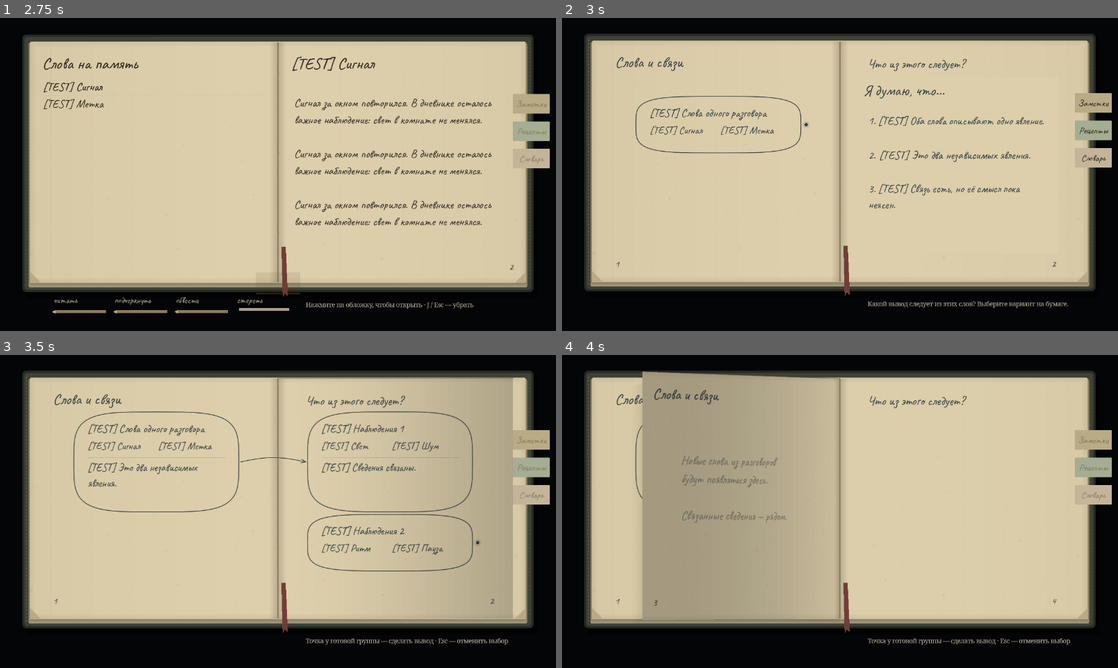
Above: before the commit, frames 1-4 (two rows, left to right).
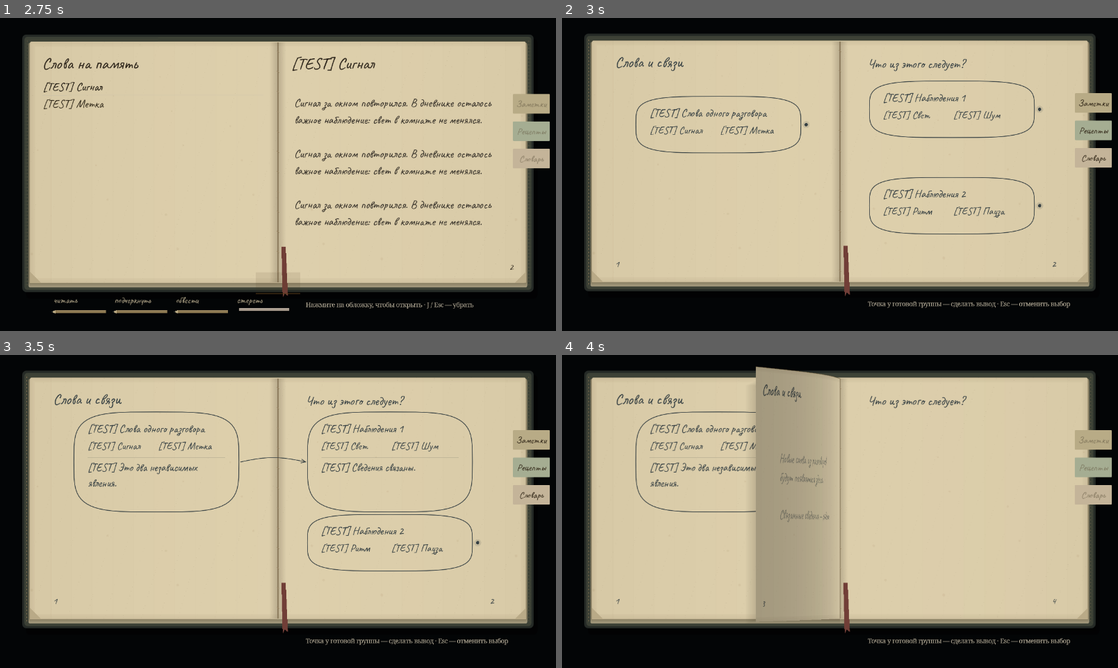
Above: after the commit, the same moments.

Repository: ZetMGC/Dark-Alone
Game: Godot game, scene res://tests/journal_ink_test.tscn
The game is run twice, just before and just after one commit, with the same random seed, the same clock (stepped at 60 frames per second) and the same inputs. This scene is started directly instead of the project's main scene.
Inputs (mouse positions are in pixels of both pictures, inside the frame that each line leads up to):
- Up to frame 1 (2.75 s): click (505, 274) at 0.5 s; click (505, 274) at 1.25 s; tap Enter at 2 s; drag from (400, 174) to (333, 105) at 2.02 s
- Up to frame 2 (3 s): drag from (734, 309) to (812, 237) at 2.77 s
- Up to frame 3 (3.5 s): no input
- Up to frame 4 (4 s): move the mouse to (840, 498) at 3.52 s; hold D (move_right) from 3.53 s (still down); hold E (interact) from 3.53 s (still down); click (840, 498) at 3.67 s; tap 4 at 3.8 s

Frame 1 is identical in both runs. In frame 2, 2.4% of the frame differs, in the area x 54-92%, y 20-93%; in frame 3, 11%; in frame 4, 16%, in the area x 14-50%, y 3-85%.

Commit message:
feat: choose journal deductions in a compact mouse popup

Diff:
--- a/scripts/ui/journal_paper_pages.gd
+++ b/scripts/ui/journal_paper_pages.gd
@@ -15,6 +15,7 @@
 		queue_redraw()
 var _font: Font = preload("res://assets/fonts/caveat/Caveat.ttf")
 var _ink := Color("353f42")
+var _hovered_option: int = -1
 var _pending_group: StringName = &""
 var _pending_evidence := PackedStringArray()
 var _recipe_pages: Array[Dictionary] = []
@@ -112,13 +113,79 @@
 	return result
 
 
+func _pending_options() -> Array:
+	if journal != null:
+		for group in journal.get_reasoning_groups(sheet):
+			if group.id == str(_pending_group):
+				return group.options
+	return []
+
+
+func _option_height(text: String, width: float) -> float:
+	var paragraph := TextParagraph.new()
+	paragraph.width = width
+	paragraph.break_flags = TextServer.BREAK_MANDATORY | TextServer.BREAK_WORD_BOUND | TextServer.BREAK_ADAPTIVE
+	paragraph.add_string(text, _font, 25)
+	return maxf(46, paragraph.get_size().y + 20)
+
+
 func _options_rect() -> Rect2:
-	return Rect2(size.x * 0.55, 65, size.x * 0.41, size.y - 115)
+	var width := minf(350, size.x * 0.37)
+	var height := 48.0
+	for option in _pending_options():
+		height += _option_height(option.text, width - 36)
+	var anchor := Vector2.ZERO
+	for group in journal.get_reasoning_groups(sheet):
+		if group.id == str(_pending_group):
+			anchor = get_conclusion_button_rect(group).get_center()
+	var origin := anchor + Vector2(18, 16)
+	if origin.x + width > size.x - 12:
+		origin.x = anchor.x - width - 18
+	if origin.y + height > size.y - 16:
+		origin.y = anchor.y - height - 16
+	origin = origin.clamp(Vector2(12, 12), (size - Vector2(width, height) - Vector2(12, 12)).max(Vector2(12, 12)))
+	return Rect2(origin, Vector2(width, height))
 
 
 func get_option_rect(index: int) -> Rect2:
+	var options := _pending_options()
+	if index < 0 or index >= options.size():
+		return Rect2()
 	var rect := _options_rect()
-	return Rect2(rect.position + Vector2(12, 76 + index * 78), Vector2(rect.size.x - 24, 72))
+	var y := rect.position.y + 40
+	for row in index:
+		y += _option_height(options[row].text, rect.size.x - 36)
+	return Rect2(Vector2(rect.position.x + 8, y), Vector2(rect.size.x - 16, _option_height(options[index].text, rect.size.x - 36)))
+
+
+func _draw_options() -> void:
+	var rect := _options_rect()
+	var style := StyleBoxFlat.new()
+	style.bg_color = Color("e5d9bb")
+	style.border_color = Color("8c846c")
+	style.set_border_width_all(1)
+	style.set_corner_radius_all(12)
+	style.shadow_color = Color(0.08, 0.09, 0.07, 0.25)
+	style.shadow_size = 7
+	style.shadow_offset = Vector2(2, 4)
+	draw_style_box(style, rect)
+	for group in journal.get_reasoning_groups(sheet):
+		if group.id == str(_pending_group):
+			var point := get_conclusion_button_rect(group).get_center()
+			var edge := Vector2(clampf(point.x, rect.position.x + 16, rect.end.x - 16), rect.position.y if point.y < rect.position.y else rect.end.y)
+			draw_colored_polygon(PackedVector2Array([point, edge + Vector2(-7, 0), edge + Vector2(7, 0)]), style.bg_color)
+	_write("Я думаю, что…", Rect2(rect.position + Vector2(18, 8), Vector2(rect.size.x - 36, 32)), 25, Color(_ink, 0.7))
+	var options := _pending_options()
+	for index in options.size():
+		var row := get_option_rect(index)
+		if index == _hovered_option:
+			var hover := StyleBoxFlat.new()
+			hover.bg_color = Color(0.26, 0.3, 0.24, 0.12)
+			hover.set_corner_radius_all(7)
+			draw_style_box(hover, row)
+		_write(options[index].text, Rect2(row.position + Vector2(10, 8), row.size - Vector2(20, 14)), 25)
+		if index + 1 < options.size():
+			draw_line(Vector2(row.position.x + 10, row.end.y), Vector2(row.end.x - 10, row.end.y), Color(_ink, 0.12), 1)
 
 
 func get_pending_group() -> StringName:
@@ -153,8 +220,9 @@
 	for group in journal.get_reasoning_groups(sheet):
 		if group.id == str(group_id) and group.ready and group.conclusion.is_empty():
 			_pending_group = group_id
+			_hovered_option = -1
 			_pending_evidence = PackedStringArray(group.terms)
-			hint_changed.emit("Какой вывод следует из этих слов? Выберите вариант на бумаге.")
+			hint_changed.emit("Какой вывод следует из этих слов? Нажмите подходящий вариант в пузырьке.")
 			queue_redraw()
 			return true
 	return false
@@ -169,11 +237,16 @@
 			hint_changed.emit(default_hint())
 			queue_redraw()
 			accept_event()
-		elif _pending_group != &"" and event.keycode >= KEY_1 and event.keycode <= KEY_4:
-			choose_option(event.keycode - KEY_1)
-			accept_event()
 	if event is InputEventMouseMotion and section == &"notes":
 		mouse_default_cursor_shape = Control.CURSOR_ARROW
+		_hovered_option = -1
+		if _pending_group != &"":
+			for index in _pending_options().size():
+				if get_option_rect(index).has_point(event.position):
+					_hovered_option = index
+					mouse_default_cursor_shape = Control.CURSOR_POINTING_HAND
+			queue_redraw()
+			return
 		for group in journal.get_reasoning_groups(sheet):
 			if group.ready and group.conclusion.is_empty() and get_conclusion_button_rect(group).has_point(event.position):
 				mouse_default_cursor_shape = Control.CURSOR_POINTING_HAND
@@ -190,9 +263,17 @@
 				navigation_changed.emit()
 		return
 	if _pending_group != &"":
-		for index in 4:
+		for index in _pending_options().size():
 			if get_option_rect(index).has_point(event.position):
 				choose_option(index)
+				accept_event()
+				return
+		if not _options_rect().has_point(event.position):
+			_pending_group = &""
+			_pending_evidence.clear()
+			hint_changed.emit(default_hint())
+			queue_redraw()
+		accept_event()
 		return
 	for group in journal.get_reasoning_groups(sheet):
 		if get_conclusion_button_rect(group).has_point(event.position) and open_conclusion(StringName(group.id)):
@@ -258,13 +339,7 @@
 
 Связанные сведения — рядом.", Rect2(size.x * 0.08, size.y * 0.3, size.x * 0.34, 180), 29, Color(_ink, 0.5))
 	if _pending_group != &"":
-		var rect := _options_rect()
-		draw_rect(rect.grow(8), Color("ddcfac"))
-		_write("Я думаю, что…", Rect2(rect.position, Vector2(rect.size.x, 65)), 35)
-		for group in groups:
-			if group.id == str(_pending_group):
-				for index in group.options.size():
-					_write(str(index + 1) + ". " + group.options[index].text, get_option_rect(index), 27)
+		_draw_options()
 	_write(str(sheet * 2 + 1), Rect2(20, size.y - 32, 80, 30), 22)
 	_write(str(sheet * 2 + 2), Rect2(size.x - 50, size.y - 32, 50, 30), 22)
 
--- a/tests/journal_ink_test.gd
+++ b/tests/journal_ink_test.gd
@@ -379,6 +379,17 @@
 	_expect(paper.get_pending_group() == &"", "Dragging over words no longer draws or opens a conclusion")
 	await _click_group_point(paper, group)
 	_expect(paper.get_pending_group() == &"test_terms_connection", "Actual click on small point opens conclusion choices")
+	var option_bounds := Rect2(Vector2.ZERO, paper.size)
+	for index in group.options.size():
+		_expect(option_bounds.encloses(paper.get_option_rect(index)), "Popup choice fits paper at current window size")
+	_expect(paper.get_option_rect(-1).size == Vector2.ZERO and paper.get_option_rect(group.options.size()).size == Vector2.ZERO, "No phantom row outside actual choices")
+	await _key(KEY_1)
+	_expect(paper.get_pending_group() == &"test_terms_connection" and not session.journal.has_conclusion(&"test_same_subject"), "Number keys do not accidentally commit mouse-only popup")
+	var outside := paper.global_position + Vector2(12, paper.size.y - 55)
+	await _click(outside, true)
+	await _click(outside, false)
+	_expect(paper.get_pending_group() == &"" and session.mode == NarrativeSession.JOURNAL, "Outside click dismisses popup without closing book or choosing")
+	await _click_group_point(paper, group)
 	await _snap("05-conclusion-options")
 	session.open_menu()
 	_expect(not paper.choose_option(0), "Hidden journal rejects stale conclusion choice")
@@ -395,6 +406,9 @@
 	_expect(paper.get_visible_links().is_empty(), "Arrow stays hidden while related target has no conclusion")
 	var related: Dictionary = session.journal.get_reasoning_groups(0)[1]
 	await _click_group_point(paper, related)
+	for index in related.options.size():
+		_expect(Rect2(Vector2.ZERO, paper.size).encloses(paper.get_option_rect(index)), "Right-side popup flips inside spread")
+	await _snap("05b-right-conclusion-options")
 	var related_choice := paper.global_position + paper.get_option_rect(0).get_center()
 	await _click(related_choice, true)
 	await _click(related_choice, false)
--- a/tools/capture_reasoning_preview.gd
+++ b/tools/capture_reasoning_preview.gd
@@ -37,7 +37,14 @@
 	await _record("turn")
 	panel.select_section(&"notes")
 	await _record("section")
+	var paper: JournalPaperPages = panel.get_node("%PaperPages")
+	paper.open_conclusion(&"test_memories")
+	await RenderingServer.frame_post_draw
+	root.get_texture().get_image().save_png(output.path_join("popup-first.png"))
 	session.journal.choose_conclusion(&"test_memories", &"test_cinema")
+	paper.open_conclusion(&"test_arsenal")
+	await RenderingServer.frame_post_draw
+	root.get_texture().get_image().save_png(output.path_join("popup-second.png"))
 	session.journal.choose_conclusion(&"test_arsenal", &"test_props")
 	await RenderingServer.frame_post_draw
 	root.get_texture().get_image().save_png(output.path_join("notes.png"))
Not shown, changed: docs/BACKLOG.md
Not shown, changed: docs/CONTRACTS.md
Not shown, changed: docs/HANDOFF.md
Not shown, changed: docs/JOURNAL_BOOK.md
Not shown, changed: docs/JOURNAL_REASONING.md
Not shown, changed: docs/REASONING_DEMO.md
Not shown, changed: docs/STATUS.md
Not shown, added: docs/decisions/0032-conclusion-popup.md
Not shown, changed: docs/decisions/README.md
Not shown, added: docs/tasks/DA-070.md
Not shown, added: docs/worklog/2026-10-28-07-conclusion-popup.md
